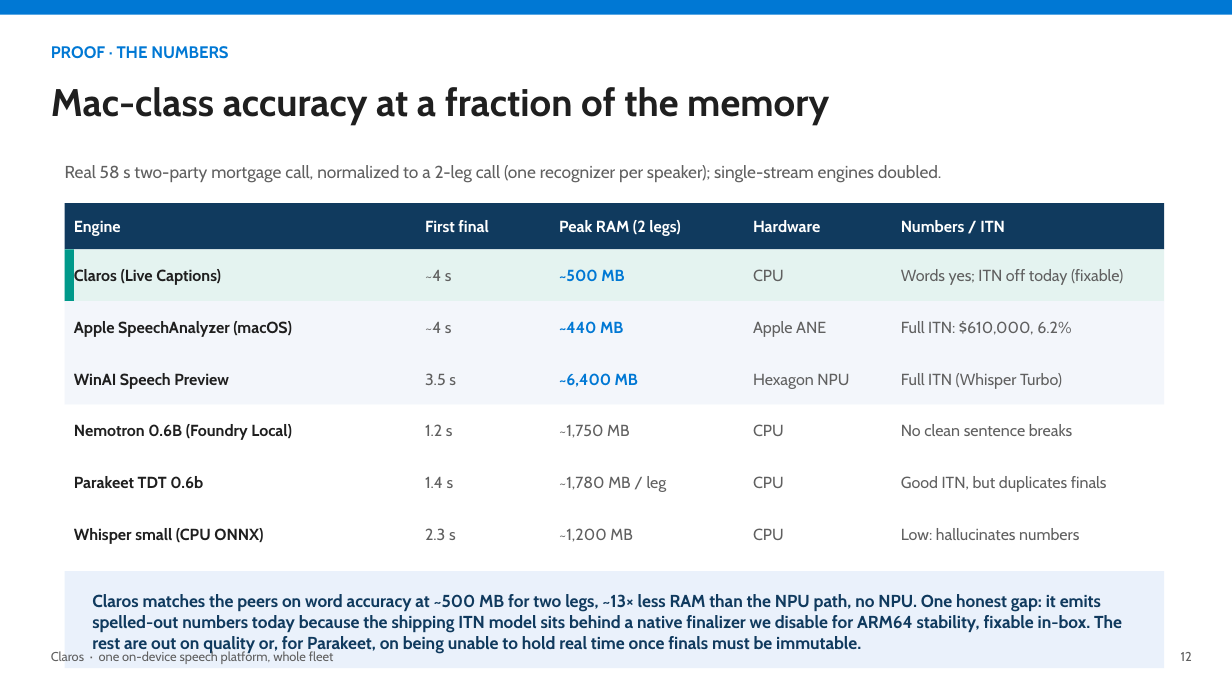
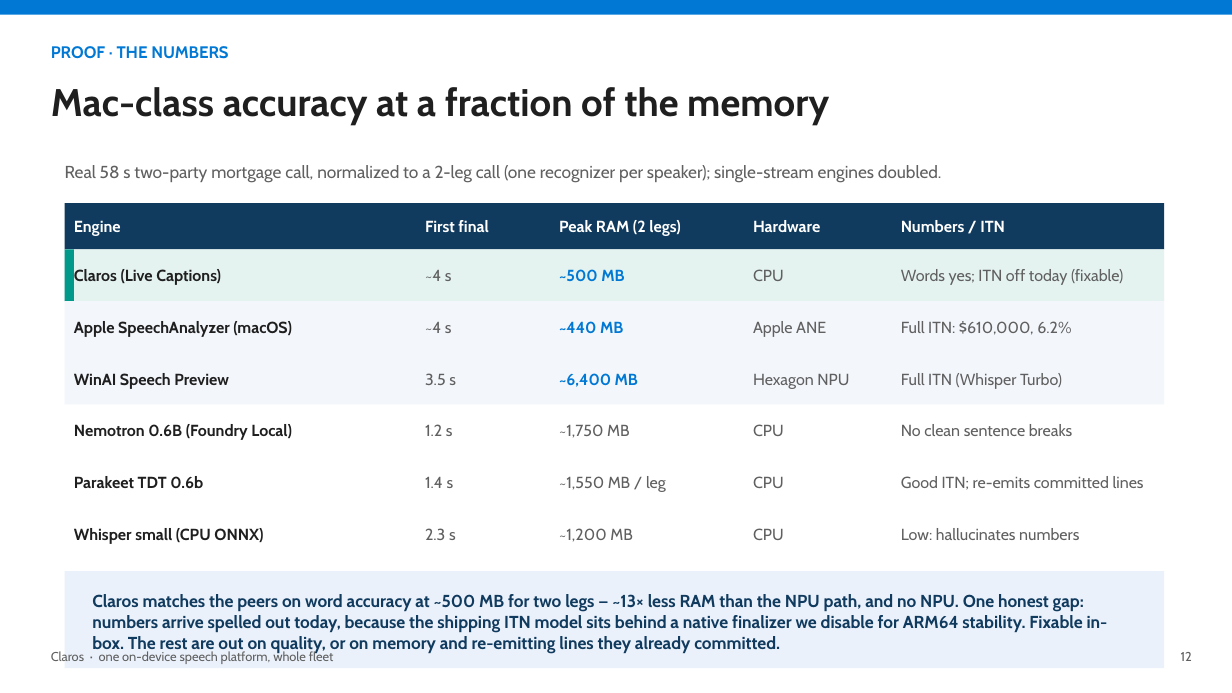
Before and after one commit to aclinick/claros, a slide deck: slide 12 of docs/pitch/live-voiceover.pptx. Drawn at 1232x693 pixels with LibreOffice and Linux fonts; fonts in the diff are those of the drawing. Boxes give left, top, right and bottom in pixels: in the first picture for what was removed or moved away, otherwise in the second. Text is boxed around its words. In the diff, an @@ line names an element or a change of style, - is before the commit and + after.

```diff
--- a/docs/pitch/live-voiceover.pptx
+++ b/docs/pitch/live-voiceover.pptx
@@ text at [559,476,666,492]: text changed @@
-~1,780 MB / leg
+~1,550 MB / leg
@@ text at [901,476,1144,490]: text changed @@
-Good ITN, but duplicates finals
+Good ITN; re-emits committed lines
@@ text at [92,594,1108,653]: text changed @@
-Claros matches the peers on word accuracy at ~500 MB for two legs, ~13× less RAM than the NPU path, no NPU. One honest gap: it emits spelled-out numbers today because the shipping ITN model sits behind a native finalizer we disable for ARM64 stability, fixable in-box. The rest are out on quality or, for Parakeet, on being unable to hold real time once finals must be immutable.
+Claros matches the peers on word accuracy at ~500 MB for two legs — ~13× less RAM than the NPU path, and no NPU. One honest gap: numbers arrive spelled out today, because the shipping ITN model sits behind a native finalizer we disable for ARM64 stability. Fixable in-box. The rest are out on quality, or on memory and re-emitting lines they already committed.
```
Also in this commit, not shown: 3 other files.
